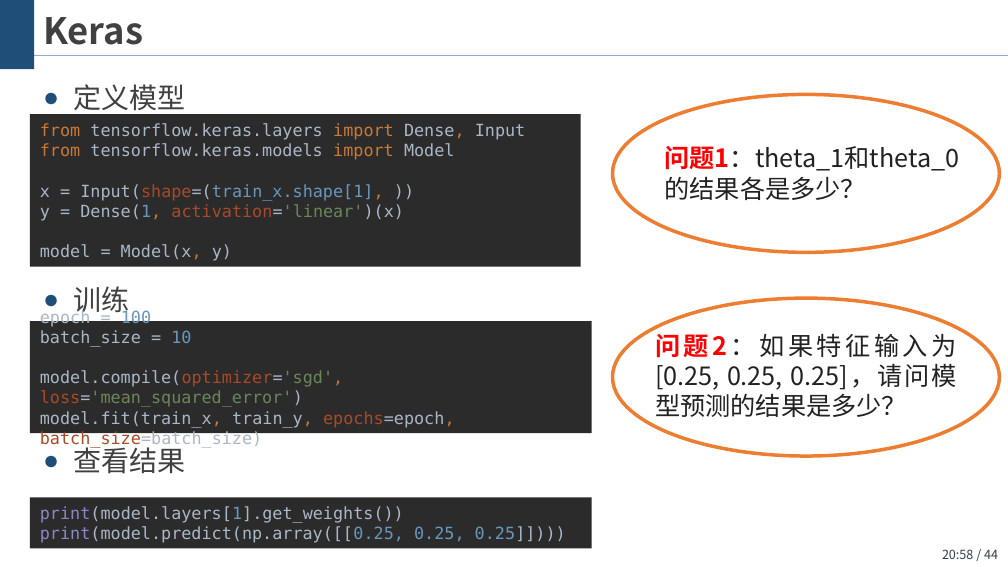
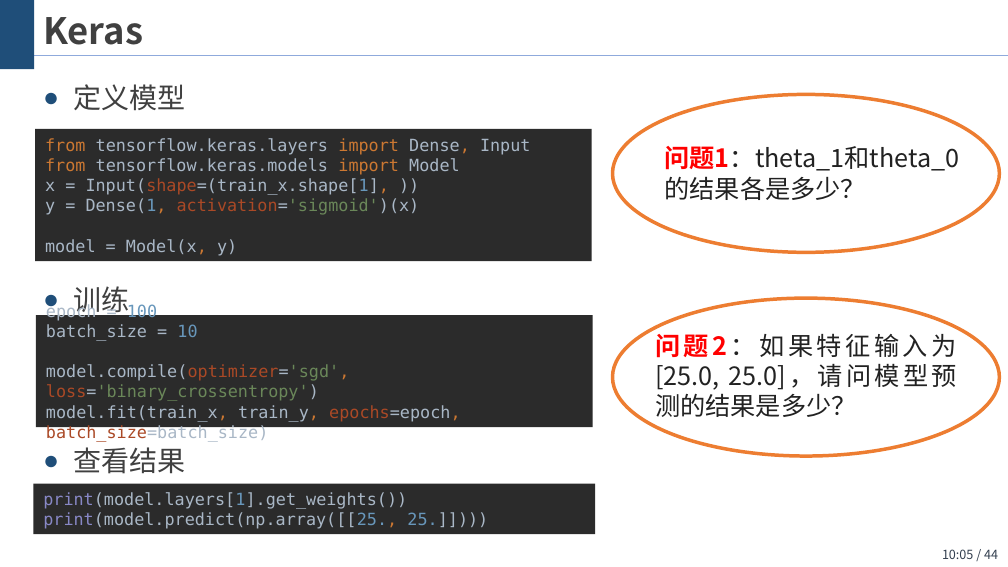
Before and after one commit to wangjin0818/Artificial_Intelligence_2021, a slide deck: slide 44 of chapter 03 - Logistic regression/逻辑斯蒂回归.pptx. Drawn at 1008x567 pixels with LibreOffice and Linux fonts; fonts in the diff are those of the drawing; background and template pictures are left out. Boxes give left, top, right and bottom in pixels: in the first picture for what was removed or moved away, otherwise in the second. Text is boxed around its words. In the diff, an @@ line names an element or a change of style, - is before the commit and + after.

```diff
--- a/chapter 03 - Logistic regression/逻辑斯蒂回归.pptx
+++ b/chapter 03 - Logistic regression/逻辑斯蒂回归.pptx
@@ rectangle "from tensorflow.keras.layers import Dense, Input ...": place and size @@
-rectangle "from tensorflow.keras.layers import Dense, Input ..." at [30, 114, 581, 266]
+rectangle "from tensorflow.keras.layers import Dense, Input ..." at [35, 129, 592, 261]
@@ text in rectangle at [45, 138, 530, 256]: text changed @@
-from tensorflow.keras.layers import Dense, Input
-from tensorflow.keras.models import Model
-x = Input(shape=(train_x.shape[1], ))
-y = Dense(1, activation='linear')(x)
-model = Model(x, y)
+from tensorflow.keras.layers import Dense, Input
+from tensorflow.keras.models import Model
+x = Input(shape=(train_x.shape[1], ))
+y = Dense(1, activation='sigmoid')(x)
+model = Model(x, y)
@@ rectangle "epoch = 100 batch_size = ...": place and size @@
-rectangle "epoch = 100 batch_size = ..." at [30, 322, 592, 433]
+rectangle "epoch = 100 batch_size = ..." at [36, 316, 593, 427]
@@ text in rectangle at [46, 304, 460, 442]: text changed @@
-epoch = 100
-batch_size = 10
-model.compile(optimizer='sgd', loss='mean_squared_error')
-model.fit(train_x, train_y, epochs=epoch, batch_size=batch_size)
+epoch = 100
+batch_size = 10
+model.compile(optimizer='sgd', loss='binary_crossentropy')
+model.fit(train_x, train_y, epochs=epoch, batch_size=batch_size)
@@ text at [655, 329, 957, 417]: text changed @@
-问题2：如果特征输入为[0.25, 0.25, 0.25]，请问模型预测的结果是多少？
+问题2：如果特征输入为[25.0, 25.0]，请问模型预测的结果是多少？
@@ rectangle "print(model.layers[1].get_weights()) print(model.predict(np. ...": place and size @@
-rectangle "print(model.layers[1].get_weights()) print(model.predict(np. ..." at [30, 498, 592, 548]
+rectangle "print(model.layers[1].get_weights()) print(model.predict(np. ..." at [33, 484, 595, 534]
@@ text in rectangle at [43, 492, 488, 529]: text changed @@
-print(model.layers[1].get_weights())
-print(model.predict(np.array([[0.25, 0.25, 0.25]])))
+print(model.layers[1].get_weights())
+print(model.predict(np.array([[25., 25.]])))
@@ page number at [942, 549, 998, 559]: text changed @@
-20:58 / 44
+10:05 / 44
```
Also in this commit, not shown: 11 other slides changed, 3 slides added, 7 slides removed.
